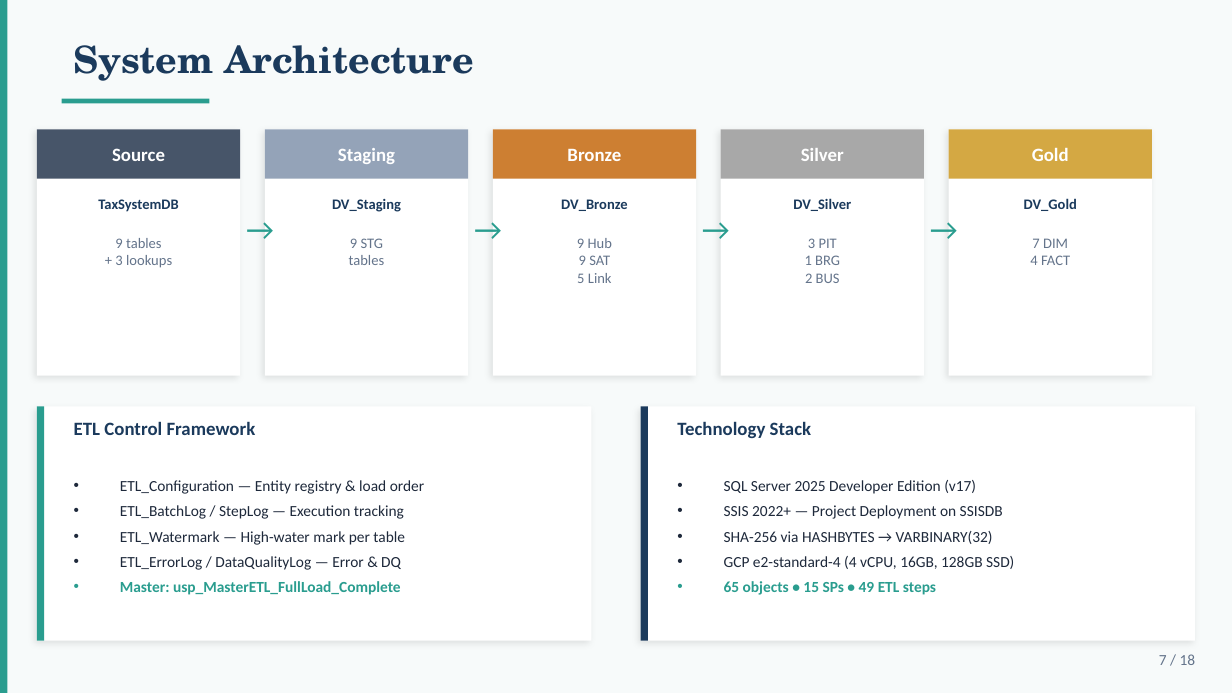
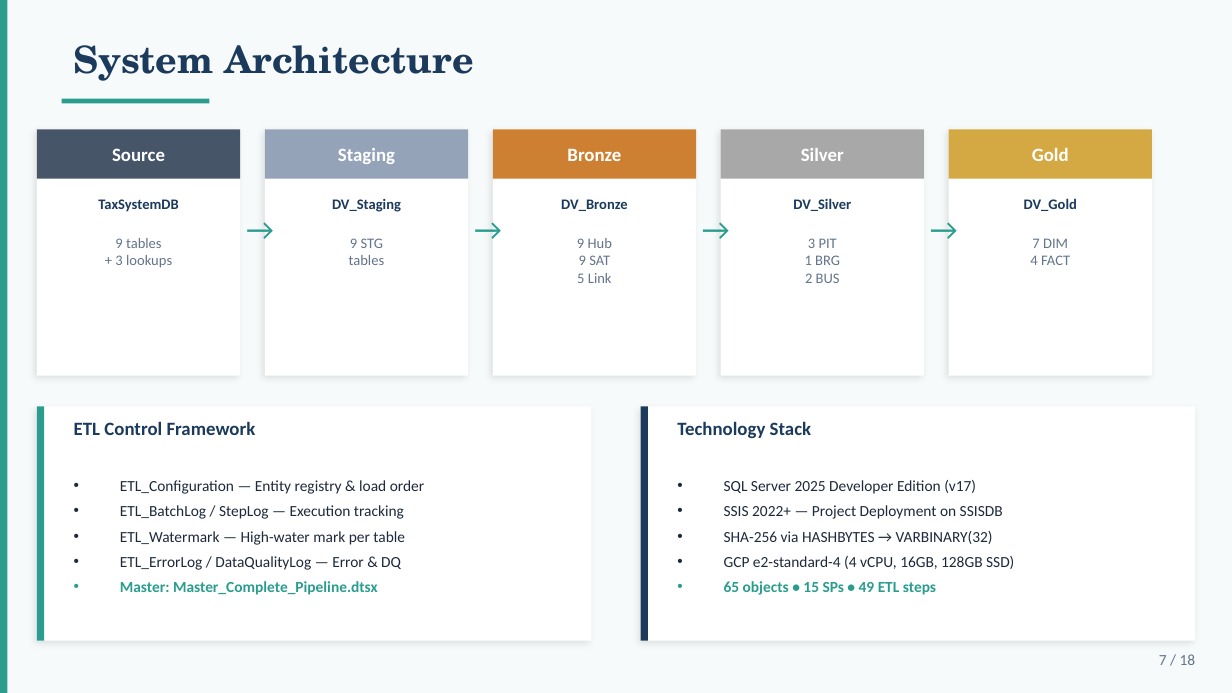
Before and after one commit to mvsotso/dv2-tax-data-warehouse-using-medallion, a slide deck: slide 7 of docs/Final_Presentation.pptx. Drawn at 1232x693 pixels with LibreOffice and Linux fonts; fonts in the diff are those of the drawing. Boxes give left, top, right and bottom in pixels: in the first picture for what was removed or moved away, otherwise in the second. Text is boxed around its words. In the diff, an @@ line names an element or a change of style, - is before the commit and + after.

```diff
--- a/docs/Final_Presentation.pptx
+++ b/docs/Final_Presentation.pptx
@@ text at <box>120,581,378,595</box>: text changed @@
-• Master: usp_MasterETL_FullLoad_Complete
+• Master: Master_Complete_Pipeline.dtsx
```
Also in this commit, not shown: 2 other slides changed.
